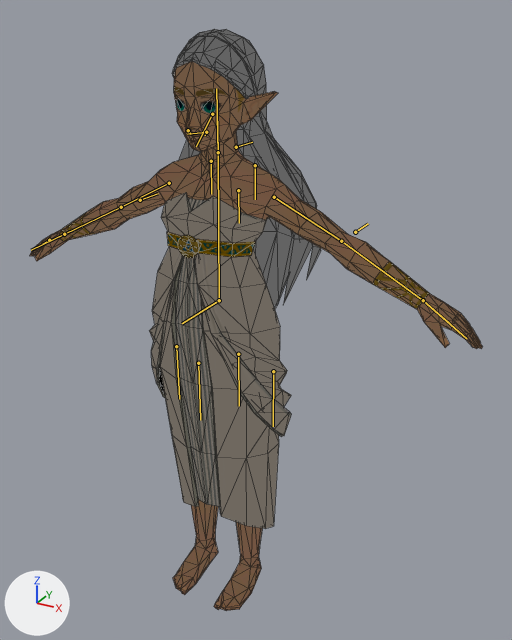
What one commit did to the Blender file actor/BotWZelda/Zelda-lores-joined.blend.
The view is the same before and after, from a 50 mm camera at (1.072, -1.715, 1.902) aimed at (0.103, 0.046, 1.021). Every picture has the same lights, and +X, +Y and +Z are marked at lower left. The bones that bend it are drawn over the model as lines. Mesh edges are drawn as thin lines.

Names of what the first picture shows: 'Zelda'.
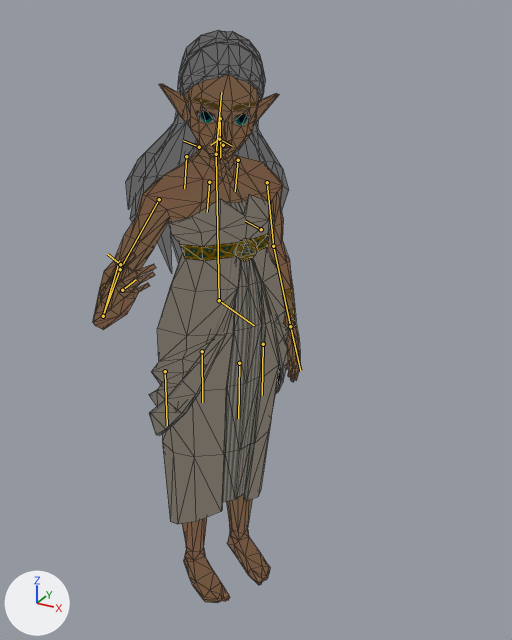
The newer file adds an action. The first version stands in its rest pose; the second is drawn at frame 74 of the action 'HoldingHands'.

Edits to the bpy script that builds the scene:
```text
Change bone_rfingers:
    where bone_rfingers = bpy.data.objects['ZeldaSkel'].pose.bones['RFingers']  # child of 'RHand'
    bone_rfingers.rotation_quaternion: (1.0, 0.0, 0.0, 0.0) -> (0.968, -0.138, -0.125, -0.166)  # degrees (0, 0, 0) -> degrees (-14, -17, -17)
Change bone_lhandik:
    where bone_lhandik = bpy.data.objects['ZeldaSkel'].pose.bones['LHandIK']
    bone_lhandik.location: (0.0, 0.0, 0.0) -> (-0.298, -0.349, -0.342)
    bone_lhandik.rotation_quaternion: (1.0, 0.0, 0.0, 0.0) -> (0.769, -0.164, -0.529, 0.32)  # degrees (0, 0, 0) -> degrees (-57, -45, 70)
Change bone_rhandik:
    where bone_rhandik = bpy.data.objects['ZeldaSkel'].pose.bones['RHandIK']
    bone_rhandik.location: (0.0, 0.0, 0.0) -> (-0.425, -0.388, -0.506)
    bone_rhandik.rotation_quaternion: (1.0, 0.0, 0.0, 0.0) -> (-0.248, -0.814, 0.307, 0.427)  # degrees (0, 0, 0) -> degrees (128, 33, -58)
Change bone_larmpole:
    where bone_larmpole = bpy.data.objects['ZeldaSkel'].pose.bones['LArmPole']
    bone_larmpole.location: (0.0, 0.0, 0.0) -> (-0.409, 0.193, -0.1)
    bone_larmpole.rotation_quaternion: (1.0, 0.0, 0.0, 0.0) -> (0.859, 0.02, 0.01, 0.511)  # degrees (0, 0, 0) -> degrees (3, 0, 61)
Change bone_rarmpole:
    where bone_rarmpole = bpy.data.objects['ZeldaSkel'].pose.bones['RArmPole']
    bone_rarmpole.location: (0.0, 0.0, 0.0) -> (0.133, -0.284, -0.116)
    bone_rarmpole.rotation_quaternion: (1.0, 0.0, 0.0, 0.0) -> (0.859, 0.02, 0.01, 0.511)  # degrees (0, 0, 0) -> degrees (3, 0, 61)
Change bone_headik:
    where bone_headik = bpy.data.objects['ZeldaSkel'].pose.bones['HeadIK']
    bone_headik.location: (0.0, 0.0, 0.0) -> (0.006, 0.0, 0.02)
    bone_headik.rotation_quaternion: (1.0, 0.0, 0.0, 0.0) -> (0.919, 0.072, 0.303, -0.07)  # degrees (0, 0, 0) -> degrees (7, 37, -6)
Change bone_torsopole:
    where bone_torsopole = bpy.data.objects['ZeldaSkel'].pose.bones['TorsoPole']
    bone_torsopole.location: (0.0, 0.0, 0.0) -> (-0.082, -0.073, 0.005)
    bone_torsopole.rotation_quaternion: (1.0, 0.0, 0.0, 0.0) -> (0.859, 0.02, 0.01, 0.511)  # degrees (0, 0, 0) -> degrees (3, 0, 61)
Change bone_rootik:
    where bone_rootik = bpy.data.objects['ZeldaSkel'].pose.bones['RootIK']
    bone_rootik.rotation_quaternion: (1.0, 0.0, 0.0, 0.0) -> (0.859, -0.02, -0.01, 0.511)  # degrees (0, 0, 0) -> degrees (-3, 0, 61)
```

What differs and where, as boxes (x1, y1, x2, y2) in the pictures (512 x 640 px):
'Zelda', posed (54% narrower)
    before: (30, 29, 482, 611)
    after: (93, 30, 300, 603)
bone 'RFingers', root to tip
    before: (49, 240) to (42, 244)
    after: (122, 290) to (136, 279)
bone 'LHandIK', root to tip
    before: (423, 300) to (466, 338)
    after: (290, 326) to (300, 370)
bone 'RHandIK', root to tip
    before: (64, 234) to (31, 250)
    after: (103, 316) to (119, 260)
bone 'LArmPole', root to tip
    before: (355, 232) to (368, 223)
    after: (261, 229) to (245, 221)
bone 'RArmPole', root to tip
    before: (140, 200) to (158, 193)
    after: (120, 264) to (107, 254)
bone 'HeadIK', root to tip
    before: (218, 152) to (216, 88)
    after: (216, 154) to (221, 92)
bone 'TorsoPole', root to tip
    before: (236, 147) to (252, 142)
    after: (199, 147) to (183, 140)
bone 'RootIK', root to tip
    before: (219, 300) to (182, 323)
    after: (219, 300) to (254, 325)
